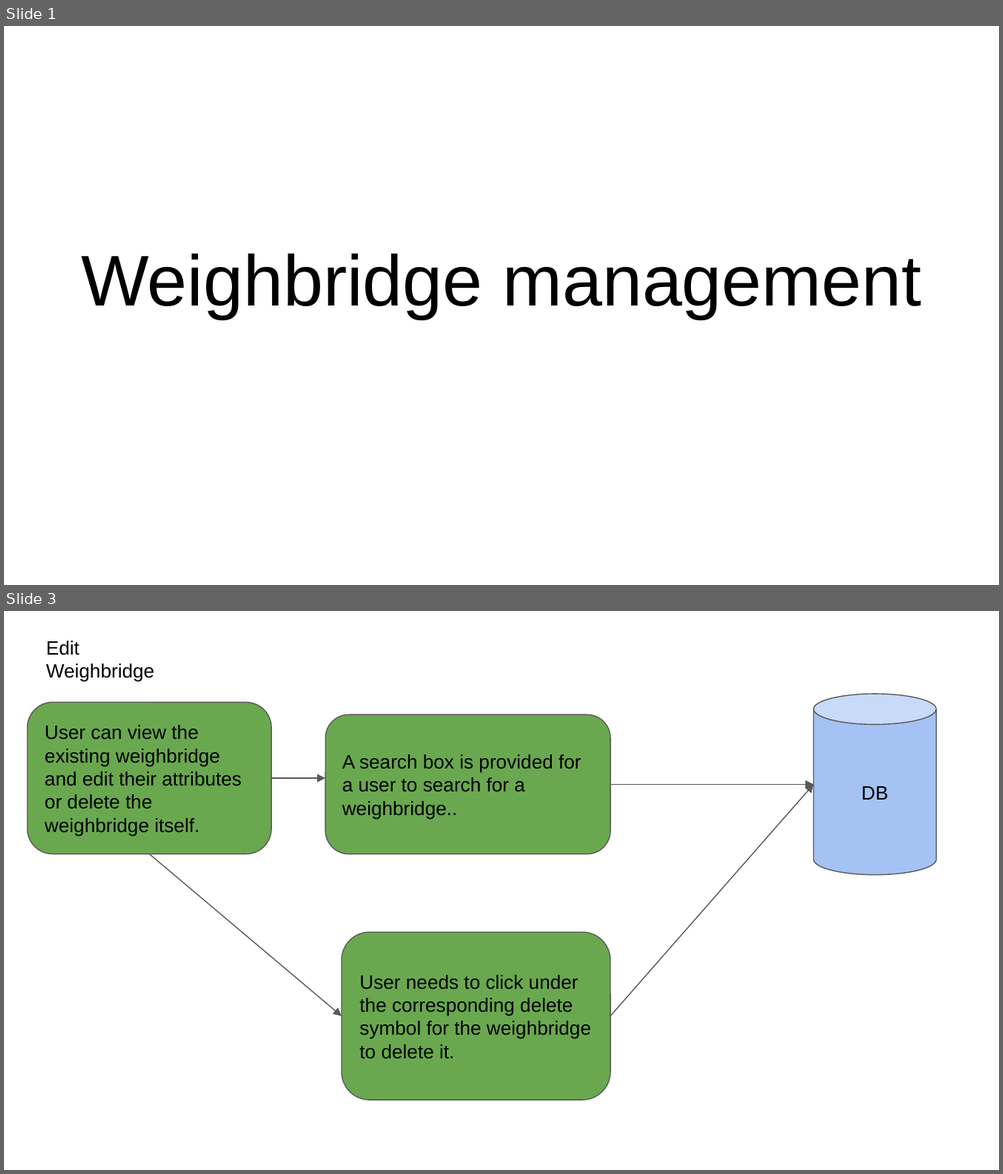
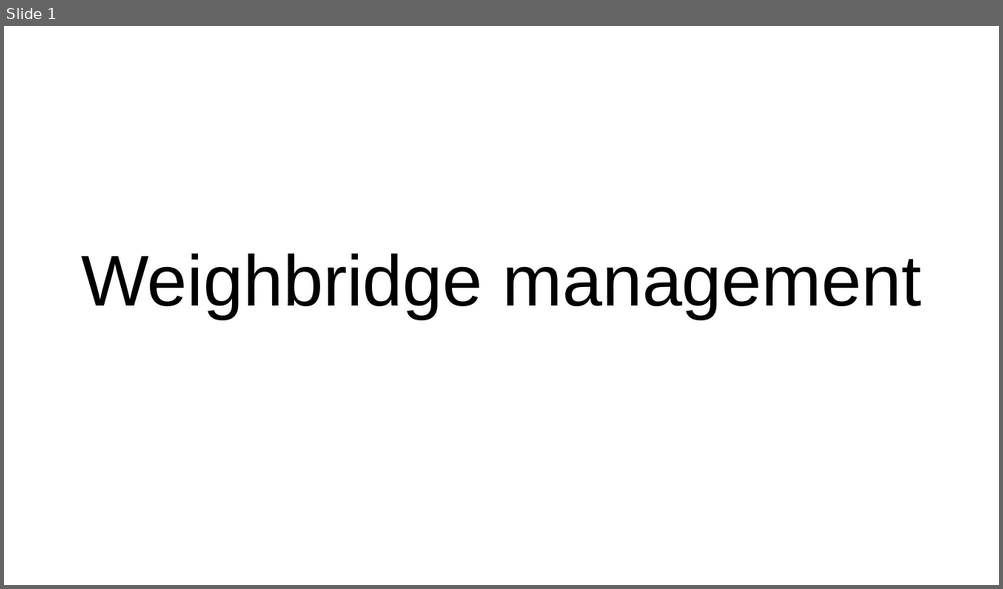
Before and after one commit to elogic-cscts/cscts_srs, a slide deck: Weigh_Bridge_Management_SRS/weighbridge-flow.pptx. Shown one above the other, each under a label of ours: slides 1 and 3 before the commit, slide 1 after it; the slides between them are not shown. The pictures are 1003x1174 and 1003x589 pixels, drawn with LibreOffice and Linux fonts; fonts in the diff are those of the drawing. Boxes give left, top, right and bottom in pixels: in the first picture for what was removed or moved away, otherwise in the second. Text is boxed around its words. In the diff, an @@ line names an element or a change of style, - is before the commit and + after.

```diff
--- a/Weigh_Bridge_Management_SRS/weighbridge-flow.pptx
+++ b/Weigh_Bridge_Management_SRS/weighbridge-flow.pptx
@@ slide 3 removed at [4,611,999,1170], background #FFFFFF @@
@@ text removed at [46,641,154,682] @@
-Edit Weighbridge
@@ cylinder removed at [814,694,936,874] @@
-DB
@@ rounded rectangle removed at [27,703,270,854] @@
-User can view the existing weighbridge and edit their attributes or delete the weighbridge itself.
@@ rounded rectangle removed at [325,715,609,854] @@
-A search box is provided for a user to search for a weighbridge..
@@ arrow removed from (272, 778) to (325, 778) @@
@@ arrow removed from (609, 784) to (814, 784) @@
@@ arrow removed from (609, 1017) to (814, 784) @@
@@ arrow removed from (149, 854) to (341, 1017) @@
@@ rounded rectangle removed at [341,932,609,1100] @@
-User needs to click under the corresponding delete symbol for the weighbridge to delete it.
```
Also in this commit, not shown: 1 slide changed, 1 slide added, 2 other slides removed, 1 other file.
